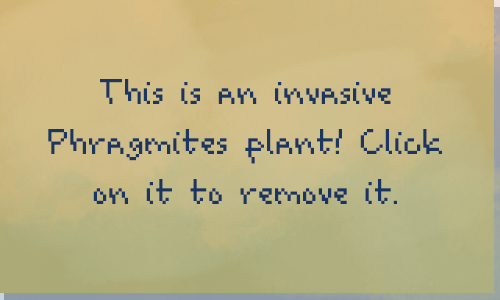
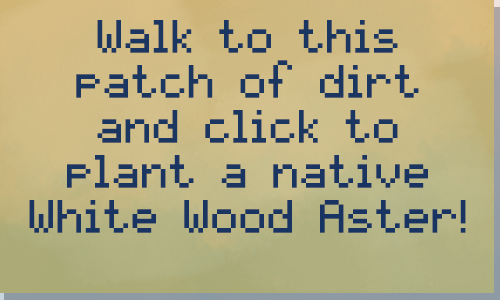
Before/after of a w=500, h=300 layered artwork. What changed in the layer stack:
renamed "This is an invasive Phragmites plant! Click on it to remove it." to "Walk to this patch of dirt and click to plant a native White Wo", painted on it over [29, 20, 466, 233]
